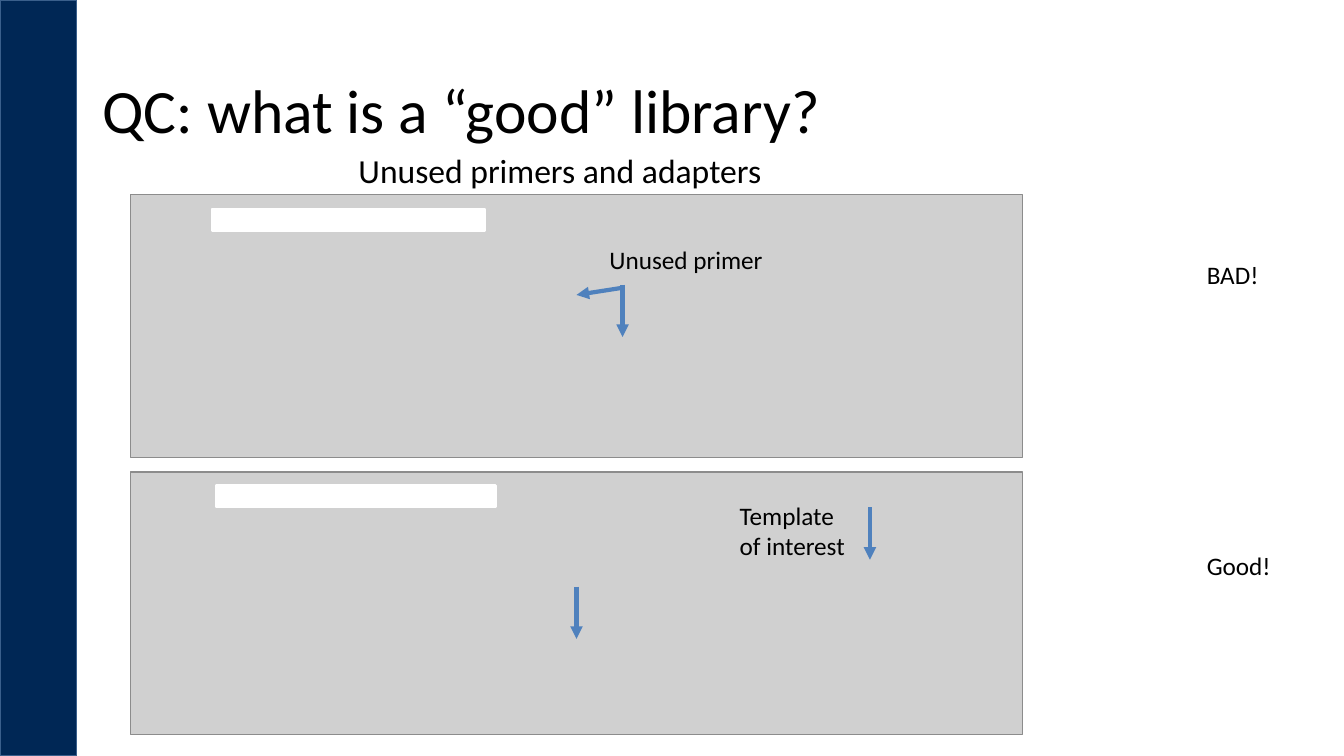
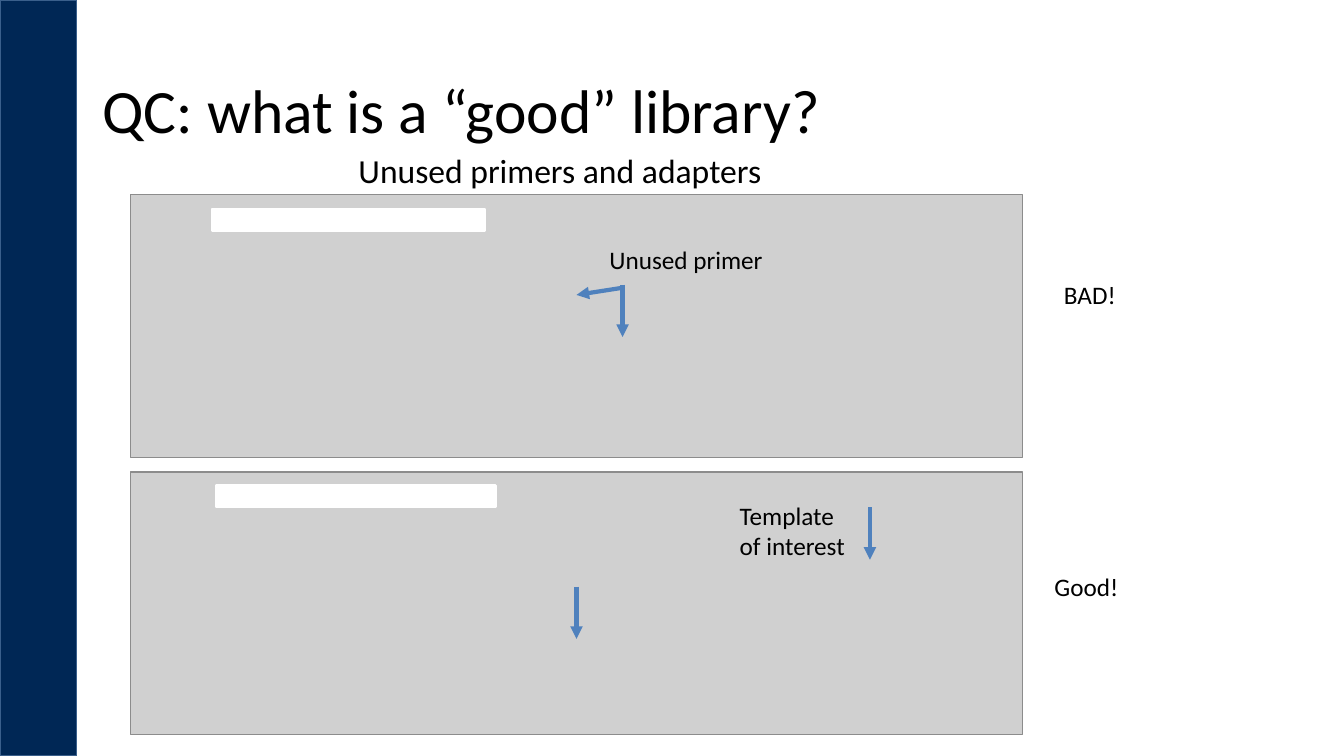
Before and after one commit to ucdavis-bioinformatics-training/2019_September_UCD_Microbial_Community_Analysis_Workshop, a slide deck: slide 14 of dbcAmplicons/dbcAmplicons_Amplicons.pptx. Drawn at 1344x756 pixels with LibreOffice and Linux fonts; fonts in the diff are those of the drawing; grey boxes stand for pictures; background and template pictures are left out. Boxes give left, top, right and bottom in pixels: in the first picture for what was removed or moved away, otherwise in the second. Text is boxed around its words. In the diff, an @@ line names an element or a change of style, - is before the commit and + after.

```diff
--- a/dbcAmplicons/dbcAmplicons_Amplicons.pptx
+++ b/dbcAmplicons/dbcAmplicons_Amplicons.pptx
@@ text "BAD!": place and size @@
-text "BAD!" at (1207, 267, 1259, 284)
+text "BAD!" at (1064, 287, 1116, 304)
@@ text "Good!": place and size @@
-text "Good!" at (1207, 557, 1271, 575)
+text "Good!" at (1054, 578, 1118, 596)
```
Also in this commit, not shown: 6 other slides changed, 17 other files.
